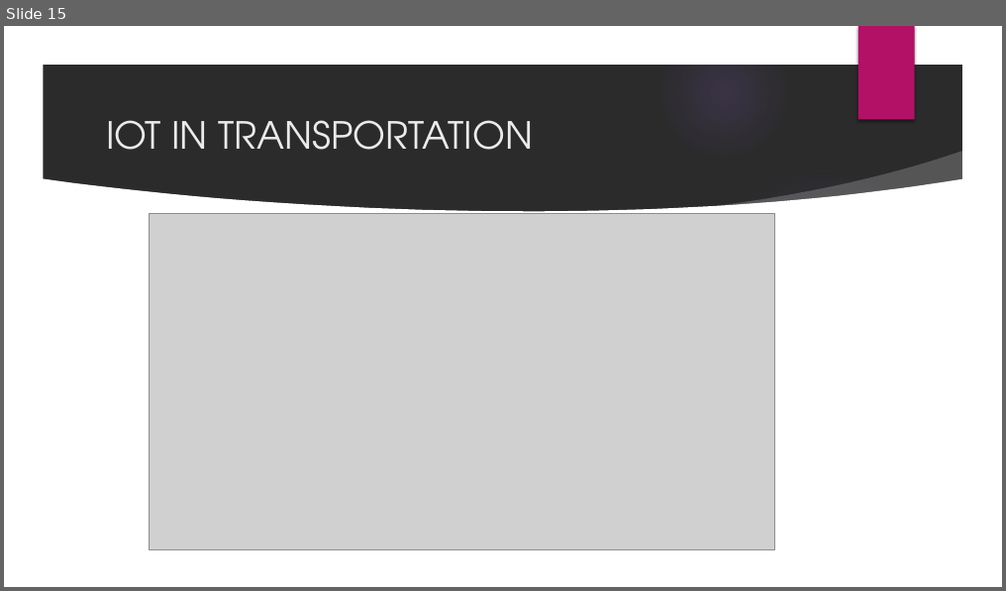
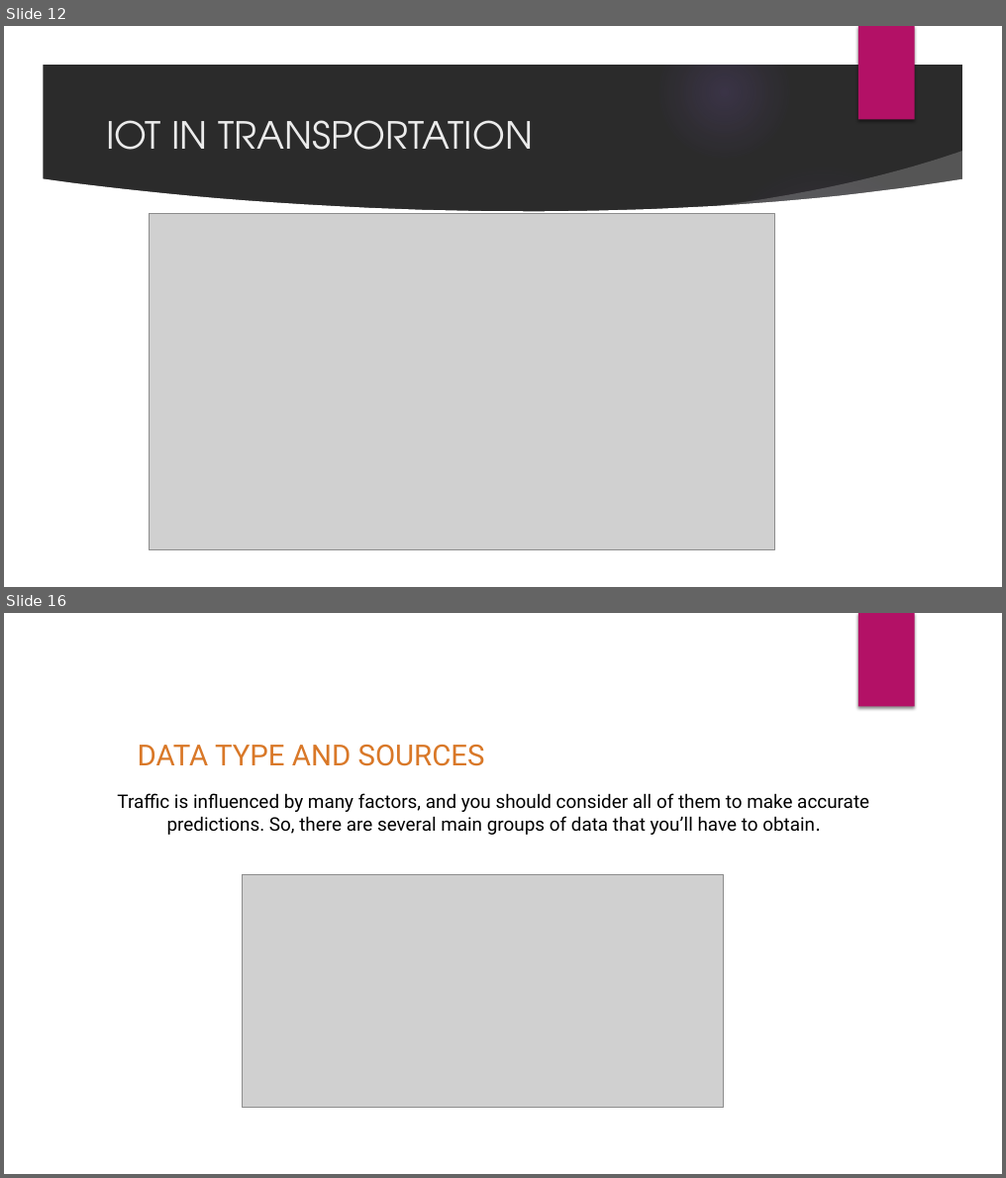
Before and after one commit to Kani-mozhi3/IOT-project, a slide deck: IOT project.pptx. Shown one above the other, each under a label of ours: slide 15 before the commit, slides 12 and 16 after it; the slides between them are not shown. The pictures are 1006x591 and 1006x1178 pixels, drawn with LibreOffice and Linux fonts; fonts in the diff are those of the drawing; grey boxes stand for pictures; background and template pictures are left out; a plain dark background stands for a picture behind light text. Boxes give left, top, right and bottom in pixels: in the first picture for what was removed or moved away, otherwise in the second. Text is boxed around its words. In the diff, an @@ line names an element or a change of style, - is before the commit and + after.

```diff
--- a/IOT project.pptx
+++ b/IOT project.pptx
@@ slide 16 added at bbox=[4, 613, 1002, 1174], background #FFFFFF; not listed: 1 template element that a slide beside it also shows @@
@@ text added at bbox=[138, 745, 485, 766], 28 pt, text #D97828 @@
+DATA TYPE AND SOURCES
@@ text added at bbox=[117, 793, 869, 835], 18 pt, text #000000 @@
+Traffic is influenced by many factors, and you should consider all of them to make accurate predictions. So, there are several main groups of data that you’ll have to obtain.
@@ picture added at bbox=[242, 874, 724, 1107] @@
@@ what was slide 15 is now slide 12 @@
```
Also in this commit, not shown: 6 slides changed, 36 other slides added, 3 slides removed.
